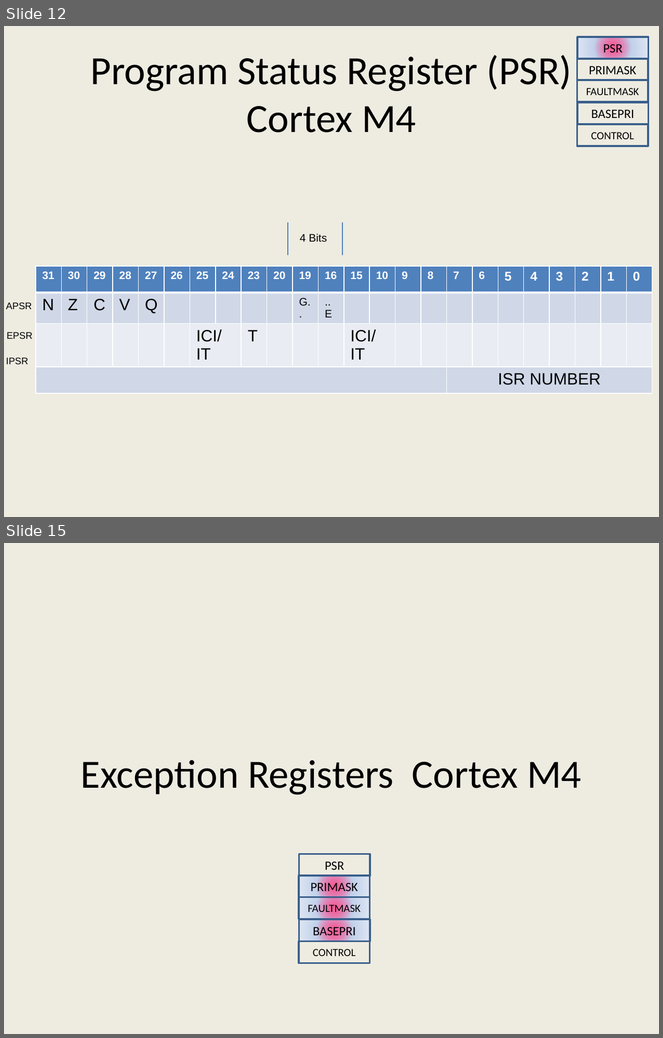
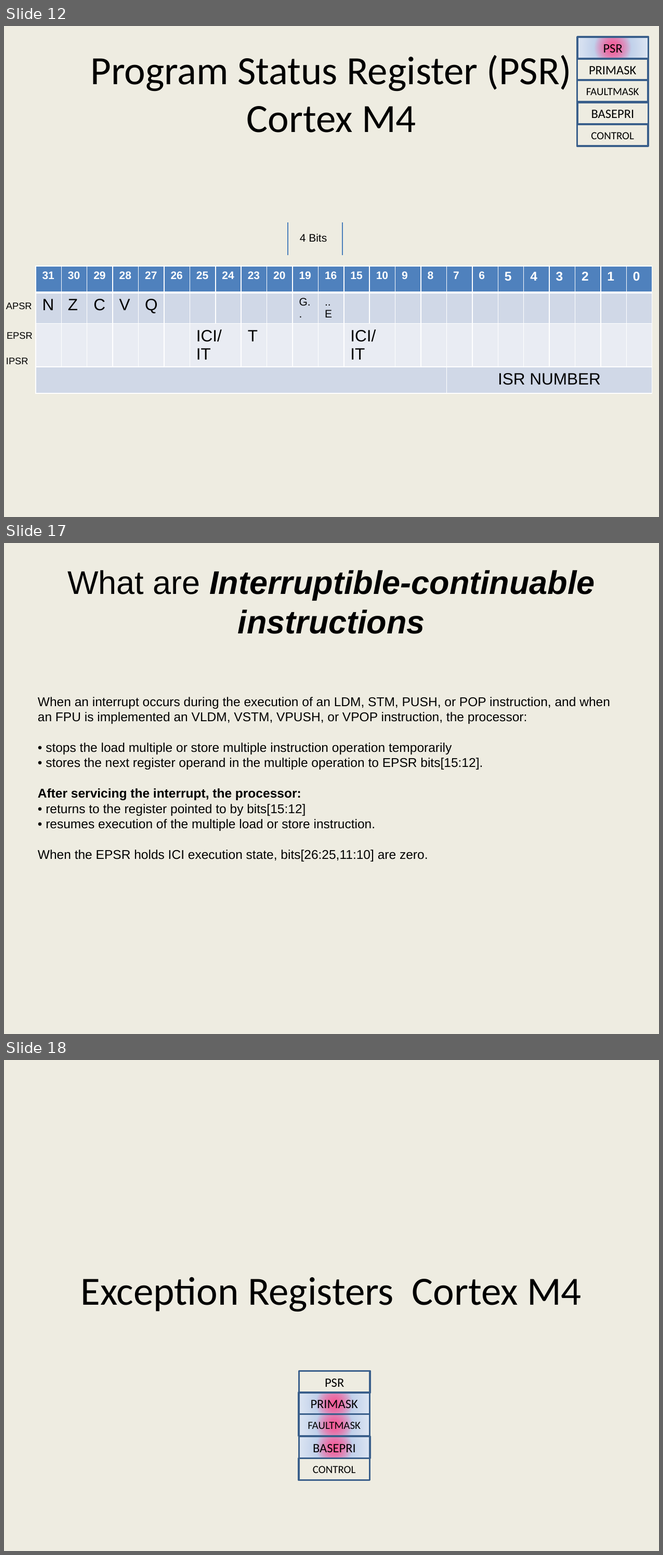
Before and after one commit to girishsukukumar/ARM-Architecture, a slide deck: Module-4.pptx. Shown one above the other, each under a label of ours: slides 12 and 15 before the commit, slides 12, 17 and 18 after it; the slides between them are not shown. The pictures are 663x1038 and 663x1555 pixels, drawn with LibreOffice and Linux fonts; fonts in the diff are those of the drawing. Boxes give left, top, right and bottom in pixels: in the first picture for what was removed or moved away, otherwise in the second. Text is boxed around its words. In the diff, an @@ line names an element or a change of style, - is before the commit and + after.

```diff
--- a/Module-4.pptx
+++ b/Module-4.pptx
@@ slide 17 added at [4, 543, 659, 1034], background #EEECE1 @@
@@ text added at [67, 570, 595, 634], 36 pt, text #000000, bold, italic @@
+What are Interruptible-continuable instructions
@@ text added at [38, 697, 610, 862], 14 pt, text #000000 @@
+When an interrupt occurs during the execution of an LDM, STM, PUSH, or POP instruction, and when
+an FPU is implemented an VLDM, VSTM, VPUSH, or VPOP instruction, the processor:
+• stops the load multiple or store multiple instruction operation temporarily
+• stores the next register operand in the multiple operation to EPSR bits[15:12].
+After servicing the interrupt, the processor:
+• returns to the register pointed to by bits[15:12]
+• resumes execution of the multiple load or store instruction.
+When the EPSR holds ICI execution state, bits[26:25,11:10] are zero.
@@ what was slide 15 is now slide 18 @@
```
Also in this commit, not shown: 6 slides changed, 7 other slides added, 25 slides removed.
